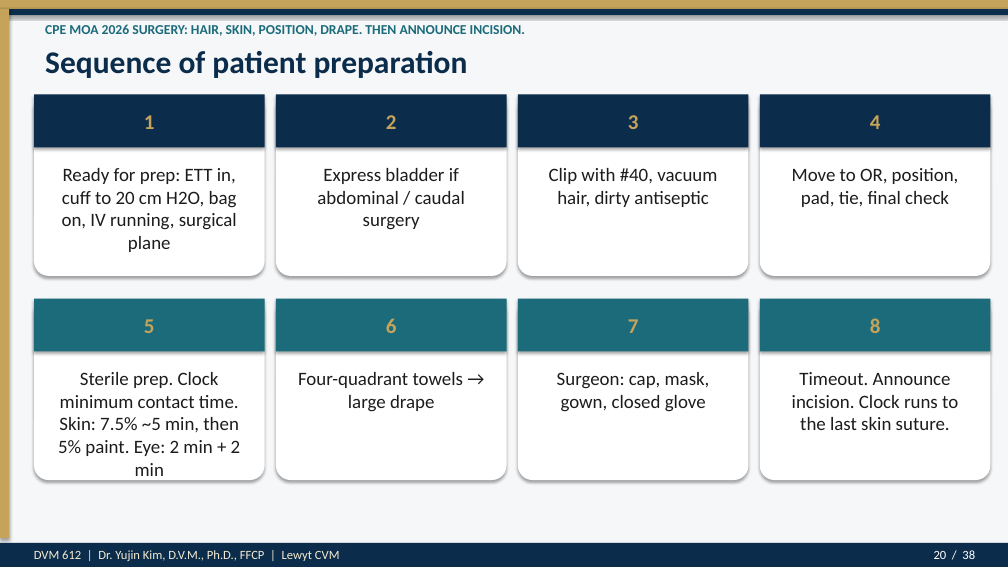
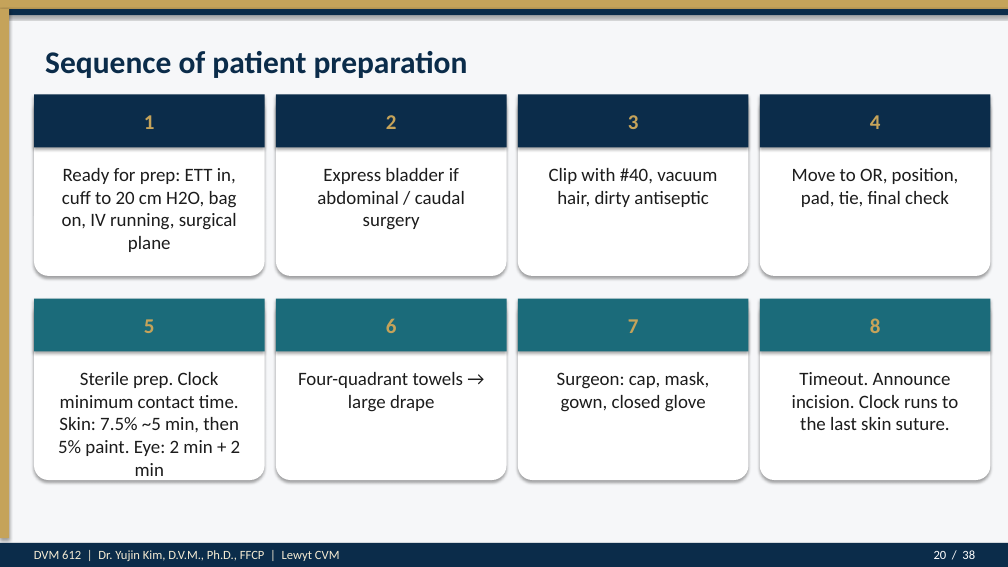
Before and after one commit to drkimvet/happycare, a slide deck: slide 20 of lectures/DVM-612_Week4_Preop_PatientPrep_Postop.pptx. Drawn at 1008x567 pixels with LibreOffice and Linux fonts; fonts in the diff are those of the drawing. Boxes give left, top, right and bottom in pixels: in the first picture for what was removed or moved away, otherwise in the second. Text is boxed around its words. In the diff, an @@ line names an element or a change of style, - is before the commit and + after.

```diff
--- a/lectures/DVM-612_Week4_Preop_PatientPrep_Postop.pptx
+++ b/lectures/DVM-612_Week4_Preop_PatientPrep_Postop.pptx
@@ text removed at [45, 24, 525, 36] @@
-CPE MOA 2026 SURGERY: HAIR, SKIN, POSITION, DRAPE. THEN ANNOUNCE INCISION.
```
Also in this commit, not shown: 34 other slides changed, 2 other files.
